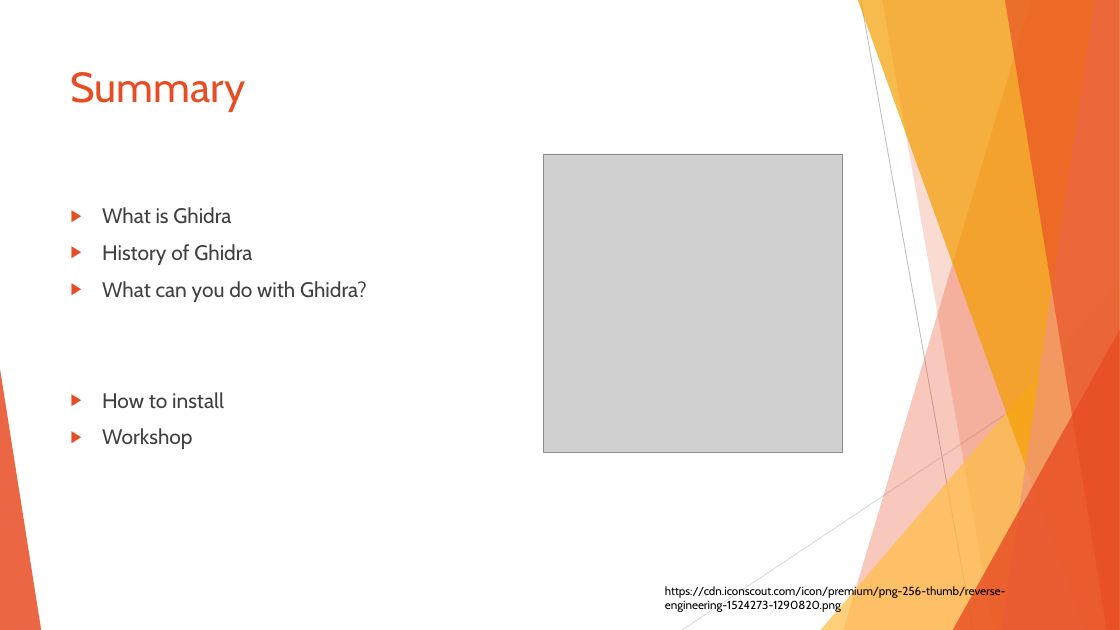
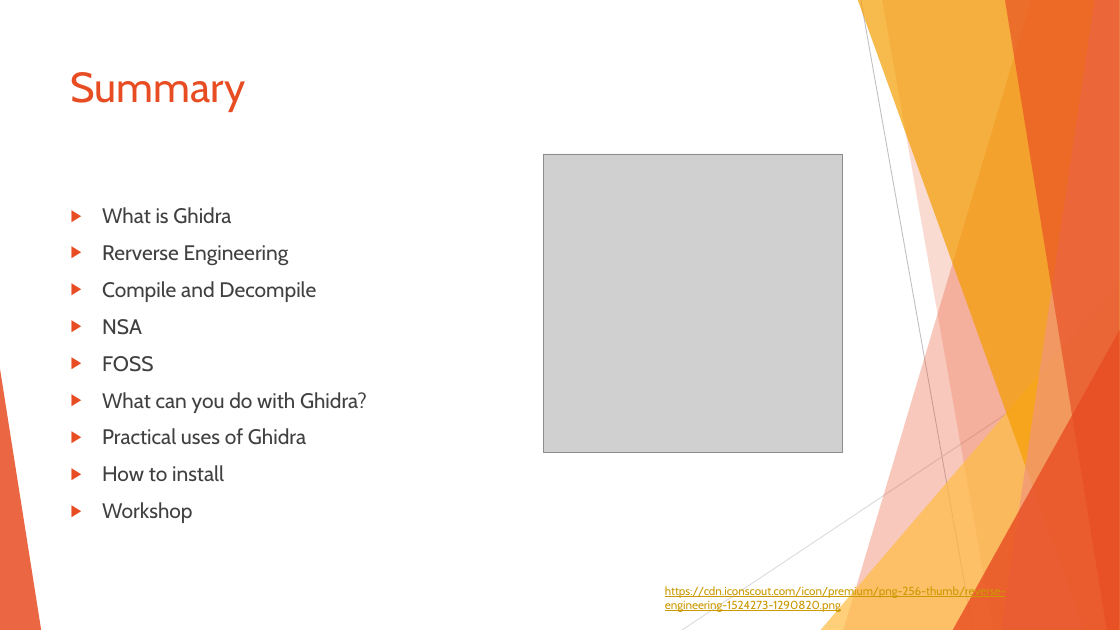
Before and after one commit to sebivenlo/ESDE-2022-Ghidra, a slide deck: slide 2 of Ghidra_Prep.pptx. Drawn at 1120x630 pixels with LibreOffice and Linux fonts; fonts in the diff are those of the drawing; grey boxes stand for pictures. Boxes give left, top, right and bottom in pixels: in the first picture for what was removed or moved away, otherwise in the second. Text is boxed around its words. In the diff, an @@ line names an element or a change of style, - is before the commit and + after.

```diff
--- a/Ghidra_Prep.pptx
+++ b/Ghidra_Prep.pptx
@@ text at (x1=102, y1=245, x2=316, y2=372): text changed @@
-▶ History of Ghidra
+▶ Rerverse Engineering
+▶ Compile and Decompile
+▶ NSA
+▶ FOSS
@@ text at (x1=102, y1=428, x2=306, y2=445): paragraph added @@
+▶ Practical uses of Ghidra
@@ text "https://cdn.iconscout.com/icon/premium/png-256-thumb/reverse ..." at (x1=665, y1=585, x2=1006, y2=612): text colour #000000 to #CC9900, underline on @@
```
Also in this commit, not shown: 6 other slides changed, 6 slides added, 1 slide removed.
